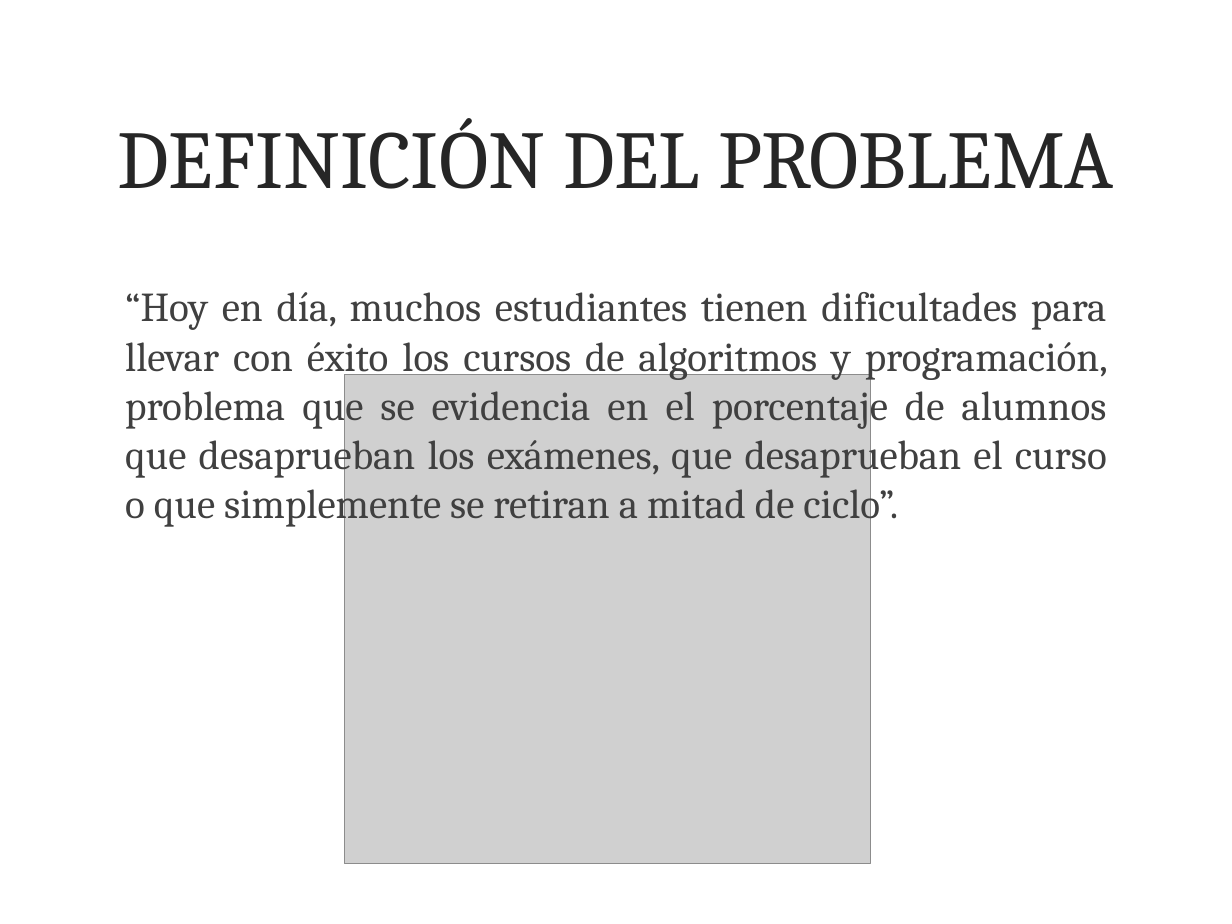
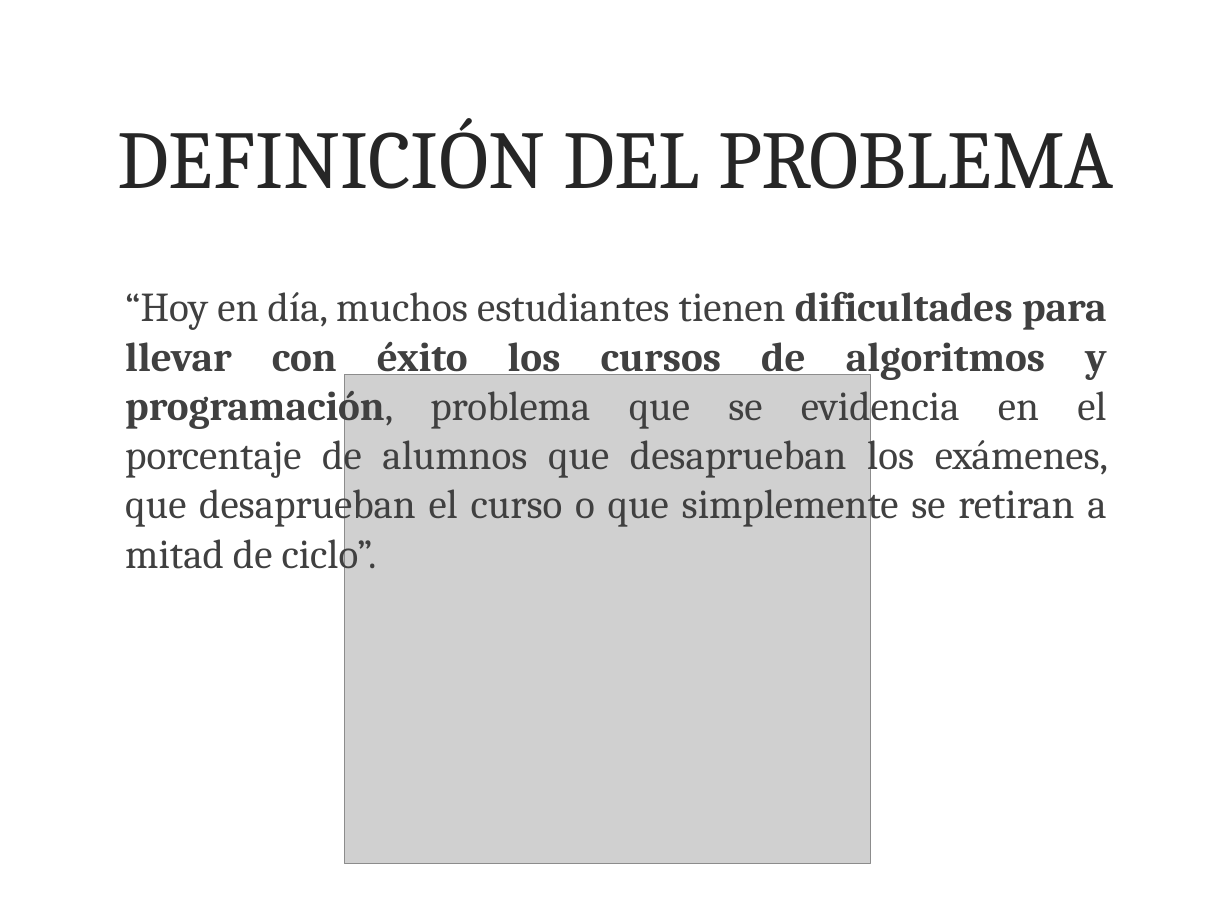
Before and after one commit to leiparov/TesisJigsaw, a slide deck: slide 4 of tesis.pptx (slide 6 before the commit). Drawn at 1232x924 pixels with LibreOffice and Linux fonts; fonts in the diff are those of the drawing; grey boxes stand for pictures; background and template pictures are left out. Boxes give left, top, right and bottom in pixels: in the first picture for what was removed or moved away, otherwise in the second. Text is boxed around its words. In the diff, an @@ line names an element or a change of style, - is before the commit and + after.

```diff
--- a/tesis.pptx
+++ b/tesis.pptx
@@ text "“Hoy en día, muchos estudiantes ..." at bbox=[125, 292, 1108, 577]: bold on in "dificultades para llevar con éxito los cursos ..." @@
```
Also in this commit, not shown: 6 other slides changed, 3 slides removed, 7 other files.
